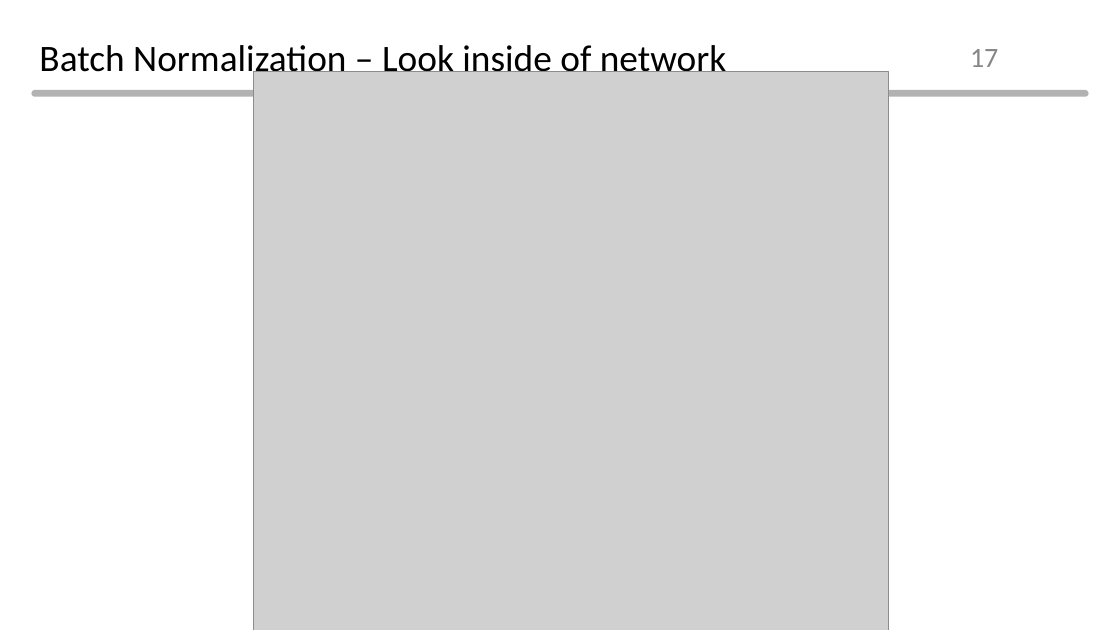
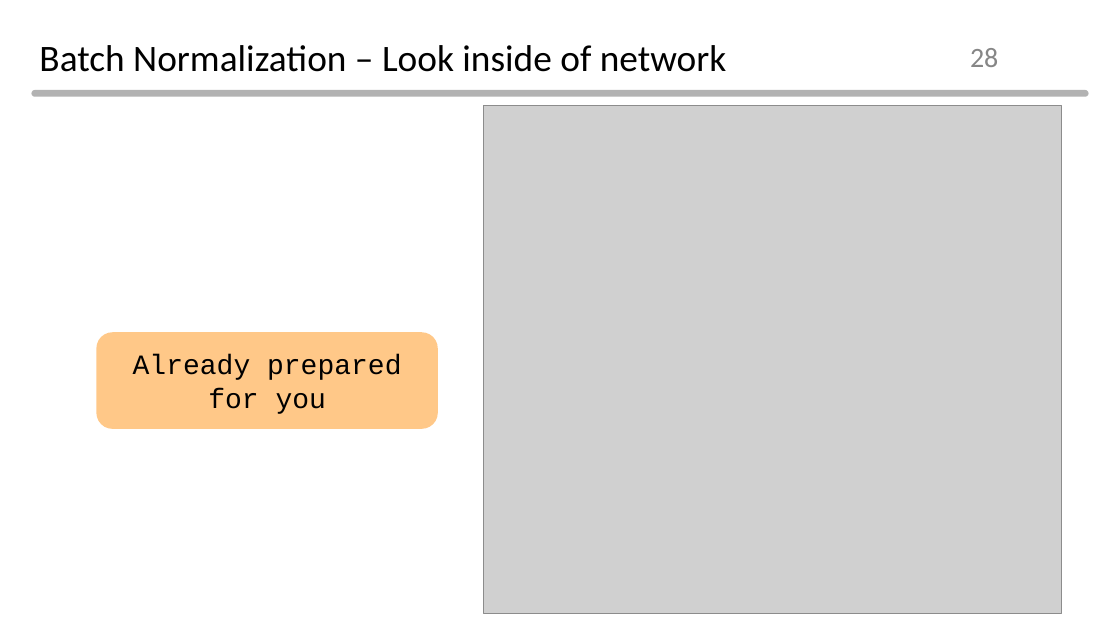
Before and after one commit to Normalist-K/aibd-2021-2, a slide deck: slide 28 of ppt/day3.pptx (slide 17 before the commit). Drawn at 1120x630 pixels with LibreOffice and Linux fonts; fonts in the diff are those of the drawing; grey boxes stand for pictures; background and template pictures are left out. Boxes give left, top, right and bottom in pixels: in the first picture for what was removed or moved away, otherwise in the second. Text is boxed around its words. In the diff, an @@ line names an element or a change of style, - is before the commit and + after.

```diff
--- a/ppt/day3.pptx
+++ b/ppt/day3.pptx
@@ page number at (x1=970, y1=48, x2=998, y2=67): text changed @@
-17
+28
@@ picture resized from (x1=254, y1=71, x2=888, y2=630) to (x1=484, y1=105, x2=1062, y2=613) @@
@@ rounded rectangle added at (x1=97, y1=333, x2=438, y2=429), fill #FF9313 at 50% opacity, 24 pt, text #000000 @@
+Already prepared
+for you
```
Also in this commit, not shown: 22 other slides changed, 15 slides added, 3 slides removed, 11 other files.
